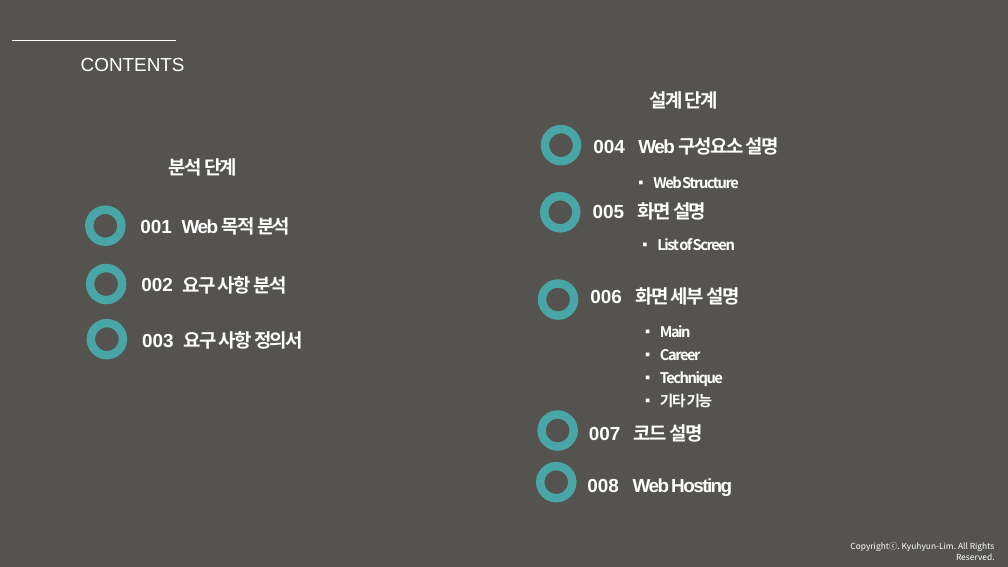
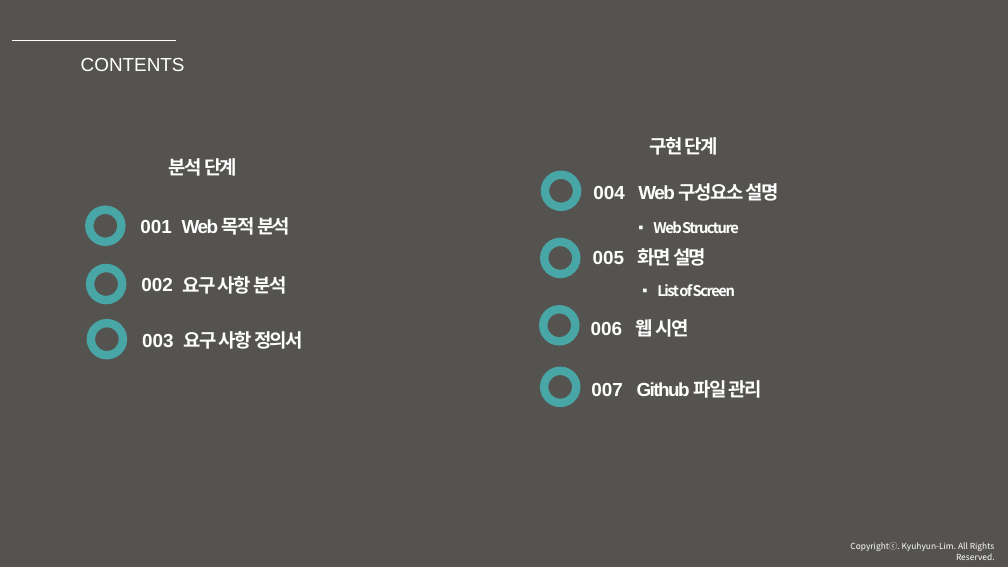
Before and after one commit to thlim008/Web_Project, a slide deck: slide 2 of selfportfolio-2018.pptx. Drawn at 1008x567 pixels with LibreOffice and Linux fonts; fonts in the diff are those of the drawing; background and template pictures are left out; a plain dark background stands for a picture behind light text. Boxes give left, top, right and bottom in pixels: in the first picture for what was removed or moved away, otherwise in the second. Text is boxed around its words. In the diff, an @@ line names an element or a change of style, - is before the commit and + after.

```diff
--- a/selfportfolio-2018.pptx
+++ b/selfportfolio-2018.pptx
@@ text at (650,137,718,155): text changed @@
-설계 단계
+구현 단계
@@ 6 texts, 2 ellipses: place and size @@
-6 texts, 2 ellipses at (544,129,779,250)
+6 texts, 2 ellipses at (544,175,779,296)
@@ text removed at (635,287,739,305) @@
-화면 세부 설명
@@ ellipse: place and size @@
-ellipse at (542,284,575,316)
+ellipse at (544,309,576,342)
@@ text "006": place and size @@
-text "006" at (590,290,622,303)
+text "006" at (591,322,623,335)
@@ text added at (636,315,688,340), 18 pt, text #FFFFFF, bold @@
+웹 시연
@@ text removed at (660,325,723,408) @@
-▪ Main
-▪ Career
-▪ Technique
-▪ 기타 기능
@@ ellipse: place and size @@
-ellipse at (541,467,573,499)
+ellipse at (544,371,577,403)
@@ text "007": place and size @@
-text "007" at (589,427,621,440)
+text "007" at (591,383,623,396)
@@ text at (637,380,762,398): text changed @@
-Web Hosting
+Github 파일 관리
@@ ellipse removed at (541,414,574,447) @@
@@ text removed at (634,424,702,442) @@
-코드 설명
@@ text removed at (587,479,619,492) @@
-008
```
Also in this commit, not shown: 7 other slides changed, 14 slides removed.
